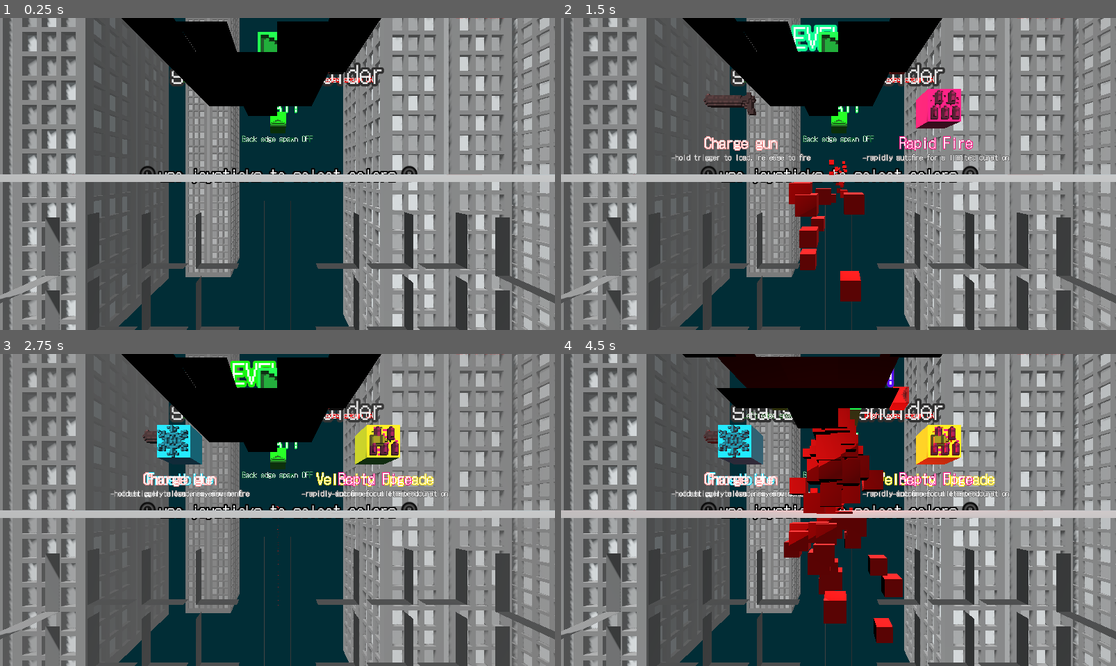
Above: before the commit, frames 1-4 (two rows, left to right).
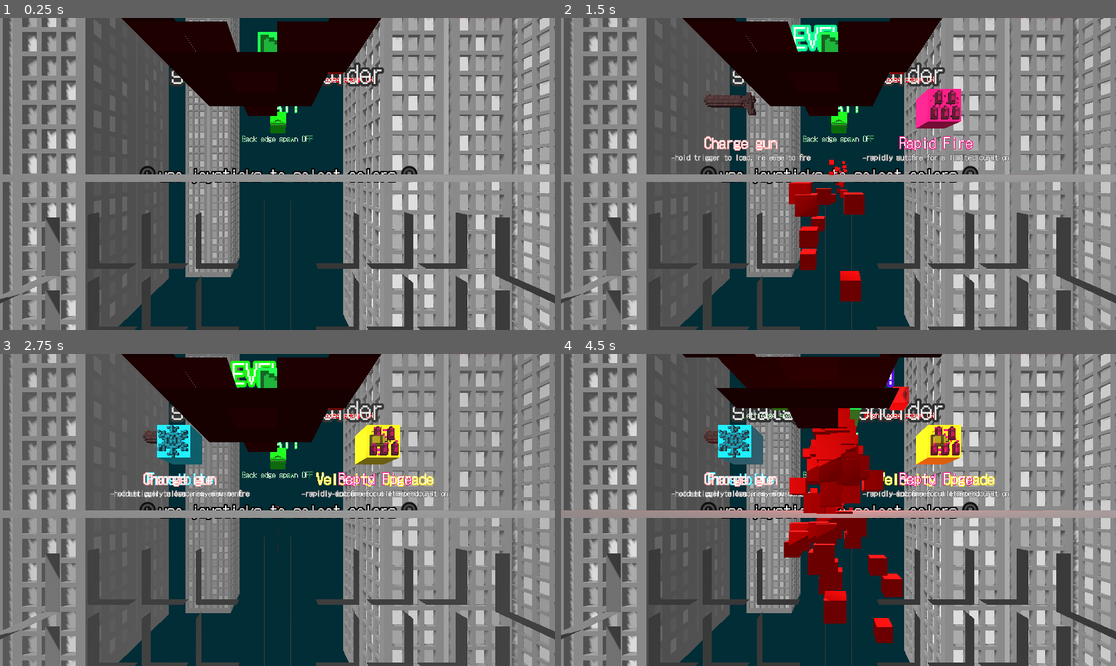
Above: after the commit, the same moments.

Repository: Majsek/Project_BC
Game: Godot game, scene res://scenes/world.tscn
Two runs of this game, one before a commit and one after it. Both use one fixed random seed, a clock stepped at 60 frames per second and the inputs below.
Inputs:
- Up to frame 1 (0.25 s): no input
- Up to frame 2 (1.5 s): tap Enter (ui_accept) at 0.5, 0.77 s; hold Right (ui_right) 0.53-1.28 s; hold Down (ui_down) from 1.28 s (still down)
- Up to frame 3 (2.75 s): tap Enter (ui_accept) at 1.52 s; release Down (ui_down) at 2.03 s; hold Right (ui_right) from 2.03 s (still down)
- Up to frame 4 (4.5 s): release Right (ui_right) at 2.78 s; hold Up (ui_up) 2.78-3.53 s; tap Enter (ui_accept) at 3.02, 3.77 s; hold Left (ui_left) from 3.53 s (still down)

The runs differ from the first frame. In frame 1, 6.7% of the frame differs, in the area x 0-100%, y 1-94%; in frame 2, 6.8%; in frame 3, 7.1%, in the area x 0-100%, y 1-81%; in frame 4, 4.2%.

Commit message:
light adjusted

Diff:
--- a/scenes/world.tscn
+++ b/scenes/world.tscn
@@ -12,6 +12,8 @@
 [ext_resource type="Texture2D" uid="uid://de8lcwfnu3633" path="res://objects/buildings/skyscraper1.1.png" id="8_rlaso"]
 
 [sub_resource type="Environment" id="Environment_aqajr"]
+ambient_light_source = 2
+ambient_light_color = Color(0.415686, 0.415686, 0.415686, 1)
 reflected_light_source = 2
 glow_levels/1 = 1.7
 glow_levels/2 = 7.1
@@ -139,15 +141,20 @@
 [node name="DirectionalLight3D" type="DirectionalLight3D" parent="."]
 transform = Transform3D(0.206396, 0.871552, -0.444745, -0.325722, 0.489807, 0.808699, 0.922662, -0.0220493, 0.384978, -4.77542, 6.91891, 9.15886)
 light_angular_distance = 2.18
+light_bake_mode = 1
 shadow_enabled = true
 
 [node name="DirectionalLight3D2" type="DirectionalLight3D" parent="."]
 transform = Transform3D(0.282743, 0.959196, 1.57952e-07, 0.361291, -0.106498, 0.926351, 0.888552, -0.261919, -0.376661, 0, 10.3364, -6.55472)
+visible = false
 light_energy = 0.262
+light_bake_mode = 1
 
 [node name="DirectionalLight3D3" type="DirectionalLight3D" parent="."]
 transform = Transform3D(-0.889631, -0.113367, 0.442386, 0.454906, -0.305297, 0.836573, 0.0402193, 0.945485, 0.323173, 13.1349, 8.21034, 4.09577)
+visible = false
 light_energy = 0.262
+light_bake_mode = 1
 
 [node name="Skyscraper0" type="MeshInstance3D" parent="."]
 transform = Transform3D(12.5, 0, 0, 0, 12.5, 0, 0, 0, 12.5, 0, -156.252, 0)
